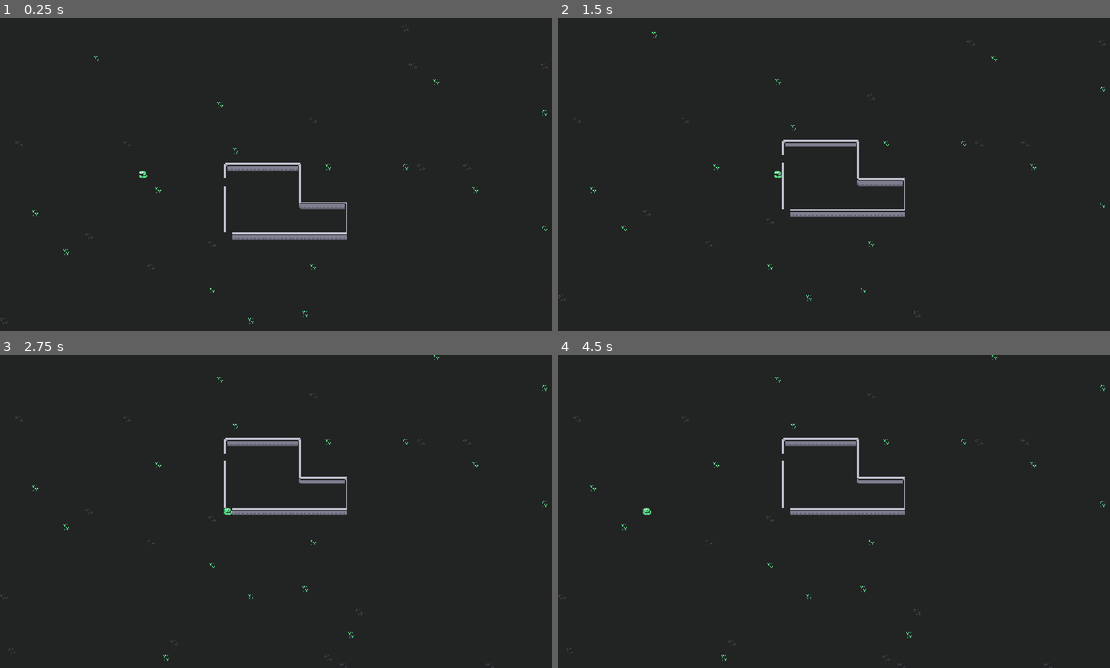
Above: before the commit, frames 1-4 (two rows, left to right).
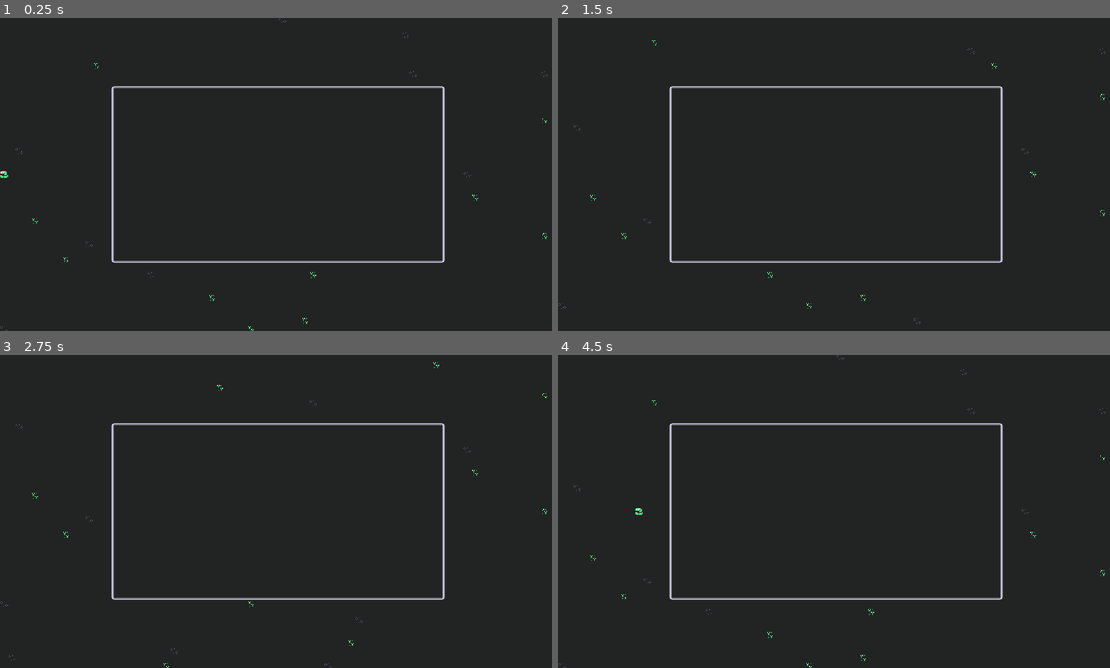
Above: after the commit, the same moments.

Repository: lazzy-cipher/hiss-and-steal
Game: Godot game, scene res://src/tests/main_test.tscn
The game is run twice, just before and just after one commit, with the same random seed, the same clock (stepped at 60 frames per second) and the same inputs. The project has no main scene, so this scene is started directly.
Inputs:
- Up to frame 1 (0.25 s): no input
- Up to frame 2 (1.5 s): tap Enter at 0.5 s; hold D (right) 0.53-1.28 s; hold Shift (run) 0.53-1.28 s; tap Space at 1.25 s; hold S (down) from 1.28 s (still down); tap Shift (run) at 1.35 s
- Up to frame 3 (2.75 s): release S (down) at 2.03 s; hold D (right) from 2.03 s (still down); hold Shift (run) from 2.03 s (still down)
- Up to frame 4 (4.5 s): tap Enter at 2.75 s; release D (right) at 2.78 s; release Shift (run) at 2.78 s; hold W (up) 2.78-3.53 s; tap Shift (run) at 2.85, 4.35 s; tap Space at 3.5 s; hold Shift (run) 3.53-4.28 s; hold A (left) from 3.53 s (still down)

The runs differ from the first frame. In frame 1, 2.7% of the frame differs, in the area x 0-100%, y 0-100%; in frame 2, 2.6%; in frame 3, 2.6%; in frame 4, 2.7%.

Commit message:
Started working on UI

Diff:
--- a/src/tests/main_test.tscn
+++ b/src/tests/main_test.tscn
@@ -6,6 +6,7 @@
 [ext_resource type="Script" uid="uid://8amusei1cug0" path="res://src/tests/tile_maps.gd" id="3_ch5kc"]
 [ext_resource type="Texture2D" uid="uid://eclrcdc4u3jx" path="res://assets/images/kenney_micro-roguelike/Tilemap/colored_tilemap_packed.png" id="4_72ufq"]
 [ext_resource type="Script" uid="uid://ljuycjkuaihn" path="res://src/tests/camera_2d.gd" id="6_iusc2"]
+[ext_resource type="PackedScene" uid="uid://b0nkbgtbnccwc" path="res://src/ui.tscn" id="7_8ydw5"]
 
 [node name="MainTest" type="Node2D" unique_id=1603652801]
 texture_filter = 1
@@ -54,8 +55,12 @@
 unique_name_in_owner = true
 
 [node name="PlayerSpawn" type="Sprite2D" parent="EntitySpawnPositions" unique_id=1673046555]
-position = Vector2(147, 171)
+position = Vector2(233, 162)
 texture = ExtResource("4_72ufq")
 hframes = 16
 vframes = 10
 frame = 20
+
+[node name="CanvasLayer" type="CanvasLayer" parent="." unique_id=1235257280]
+
+[node name="UI" parent="CanvasLayer" unique_id=629128274 instance=ExtResource("7_8ydw5")]
--- /dev/null
+++ b/src/ui.tscn
@@ -0,0 +1,26 @@
+[gd_scene format=3 uid="uid://b0nkbgtbnccwc"]
+
+[ext_resource type="Texture2D" uid="uid://0pqhk6tkix73" path="res://assets/images/panel.png" id="1_731sn"]
+
+[node name="UI" type="MarginContainer" unique_id=1333763095]
+texture_filter = 1
+anchors_preset = 15
+anchor_right = 1.0
+anchor_bottom = 1.0
+offset_left = 231.0
+offset_top = 140.0
+offset_right = -231.0
+offset_bottom = -140.0
+grow_horizontal = 2
+grow_vertical = 2
+
+[node name="NinePatchRect" type="NinePatchRect" parent="." unique_id=1805528291]
+layout_mode = 2
+texture = ExtResource("1_731sn")
+region_rect = Rect2(0, 0, 11, 11)
+patch_margin_left = 5
+patch_margin_top = 5
+patch_margin_right = 5
+patch_margin_bottom = 5
+axis_stretch_horizontal = 2
+axis_stretch_vertical = 2
Binary file added: assets/fonts/Font-Fantasy-All/Font-Fantasy.png
Not shown, added: assets/fonts/Font-Fantasy-All/Font-Fantasy.png.import
Binary file added: assets/fonts/Font-Fantasy-All/Font_Fantasy.ttf
Not shown, added: assets/fonts/Font-Fantasy-All/Font_Fantasy.ttf.import
Binary file added: assets/fonts/Font-Fantasy-All/Font_Fantasy_Cutout.ttf
Not shown, added: assets/fonts/Font-Fantasy-All/Font_Fantasy_Cutout.ttf.import
Binary file added: assets/fonts/Font-Fantasy-All/Font_Fantasy_M_Edit.ttf
Not shown, added: assets/fonts/Font-Fantasy-All/Font_Fantasy_M_Edit.ttf.import
Binary file added: assets/fonts/Font-Fantasy-All/Font_Fantasy_M_Edit_Monospace.ttf
Not shown, added: assets/fonts/Font-Fantasy-All/Font_Fantasy_M_Edit_Monospace.ttf.import
Binary file added: assets/fonts/Font-Fantasy-All/Font_Fantasy_Monospace.ttf
Not shown, added: assets/fonts/Font-Fantasy-All/Font_Fantasy_Monospace.ttf.import
(and 6 more such lines)
